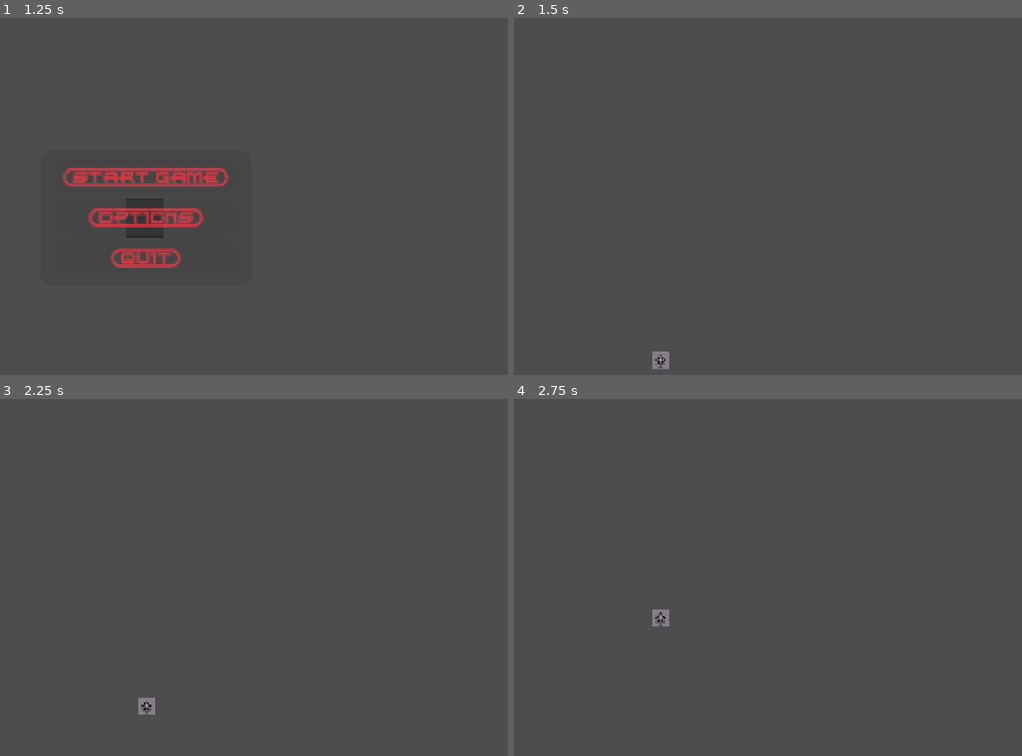
Above: before the commit, frames 1-4 (two rows, left to right).
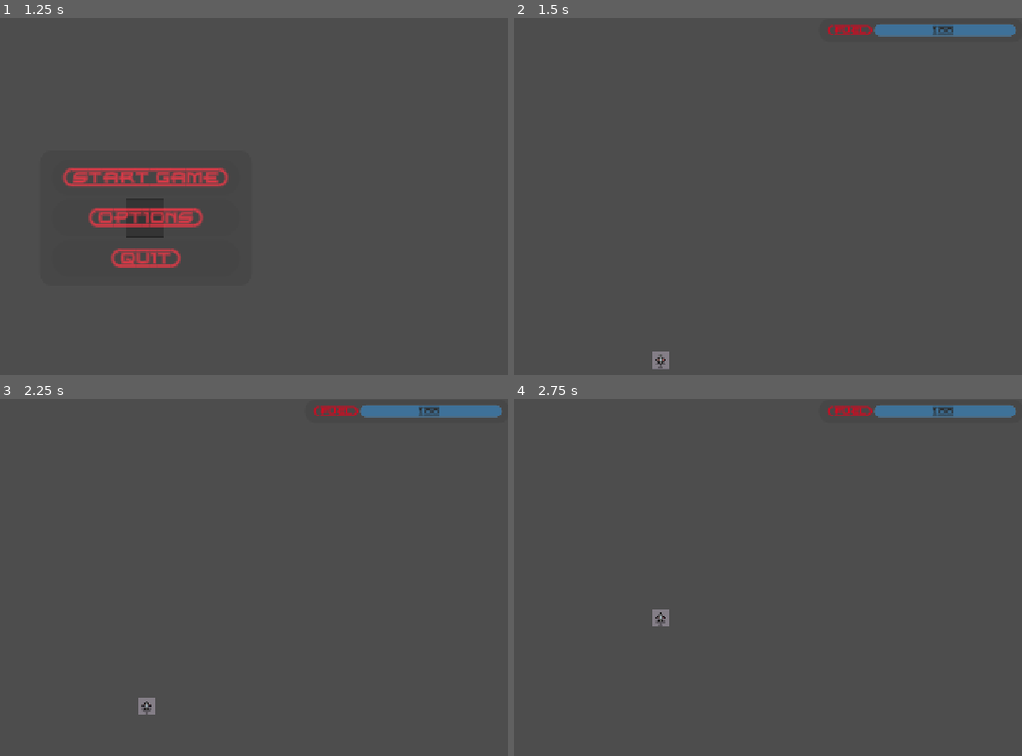
Above: after the commit, the same moments.

Repository: ikostan/SkyLockAssault
Game: Godot game, scene res://scenes/main_menu.tscn
The game is run twice, just before and just after one commit, with the same random seed, the same clock (stepped at 60 frames per second) and the same inputs. Video files are missing from this copy of the repository; at most half a second of black plays in their place.
Inputs:
- Up to frame 1 (1.25 s): tap Enter at 0.5 s; hold D (move_right) from 0.53 s (still down)
- Up to frame 2 (1.5 s): release D (move_right) at 1.25 s; click "{START=GAME}" at 1.25 s
- Up to frame 3 (2.25 s): tap Space at 2 s; hold W (move_backward) from 2.03 s (still down)
- Up to frame 4 (2.75 s): keep holding W (move_backward)

Frame 1 is identical in both runs. In frame 2, 1.1% of the frame differs, in the area x 61-99%, y 1-6%; in frame 3, 1.1%; in frame 4, 1.1%.

Commit message:
Add player fuel system with UI and color feedback
Introduces a fuel mechanic for the player, including a progress bar UI in the main scene that visually reflects fuel level with color transitions. The player's fuel decreases over time via a timer, and movement is halted when fuel is depleted. Updates include new nodes in Player.tscn and main_scene.tscn, logic in player.gd, and visibility handling in main_scene.gd. Also adds contributing guidelines to README.md.

Diff:
--- a/scenes/Player.tscn
+++ b/scenes/Player.tscn
@@ -20,3 +20,7 @@
 [node name="CollisionShape2D" type="CollisionShape2D" parent="CharacterBody2D"]
 position = Vector2(1.5, 1)
 shape = SubResource("RectangleShape2D_5q5h1")
+
+[node name="FuelTimer" type="Timer" parent="."]
+process_callback = 0
+autostart = true
--- a/scenes/main_menu.tscn
+++ b/scenes/main_menu.tscn
@@ -89,6 +89,7 @@
 offset_bottom = 115.0
 grow_horizontal = 2
 grow_vertical = 2
+tooltip_text = "Main Menu Panel"
 theme_override_styles/panel = SubResource("StyleBoxFlat_oa1go")
 
 [node name="VBoxContainer" type="VBoxContainer" parent="VideoStreamPlayer/Panel"]
--- a/scenes/main_scene.tscn
+++ b/scenes/main_scene.tscn
@@ -1,12 +1,87 @@
-[gd_scene load_steps=4 format=3 uid="uid://nnnc0qhx07i8"]
+[gd_scene load_steps=8 format=3 uid="uid://nnnc0qhx07i8"]
 
 [ext_resource type="Script" uid="uid://ctm7qg12s2swt" path="res://scripts/main_scene.gd" id="1_7ykc4"]
 [ext_resource type="PackedScene" uid="uid://cb4n4cqkuddqg" path="res://scenes/pause_menu.tscn" id="1_w2twt"]
+[ext_resource type="FontFile" uid="uid://borwvgqdgawbj" path="res://files/fonts/EMPIREST.TTF" id="2_pu3yx"]
 [ext_resource type="PackedScene" uid="uid://37rarq1yywmc" path="res://scenes/Player.tscn" id="2_pw63i"]
+
+[sub_resource type="StyleBoxFlat" id="StyleBoxFlat_pu3yx"]
+bg_color = Color(0.2627451, 0.2627451, 0.2627451, 0.5882353)
+corner_radius_top_left = 20
+corner_radius_top_right = 20
+corner_radius_bottom_right = 20
+corner_radius_bottom_left = 20
+
+[sub_resource type="StyleBoxFlat" id="StyleBoxFlat_gubc5"]
+bg_color = Color(0.6, 0.6, 0.6, 0)
+border_color = Color(0.3366076, 0.33660766, 0.33660737, 1)
+border_blend = true
+corner_radius_top_left = 20
+corner_radius_top_right = 20
+corner_radius_bottom_right = 20
+corner_radius_bottom_left = 20
+shadow_color = Color(0.5137255, 0.5137255, 0.5137255, 0.47058824)
+shadow_size = 1
+
+[sub_resource type="StyleBoxFlat" id="StyleBoxFlat_rt2n2"]
+bg_color = Color(0.09411765, 0.5019608, 0.81960785, 0.49019608)
+corner_radius_top_left = 20
+corner_radius_top_right = 20
+corner_radius_bottom_right = 20
+corner_radius_bottom_left = 20
 
 [node name="Node2D" type="Node2D"]
 script = ExtResource("1_7ykc4")
 
+[node name="PlayerStatsPanel" type="Panel" parent="."]
+visible = false
+offset_left = 910.0
+offset_top = 20.0
+offset_right = 1260.0
+offset_bottom = 60.0
+tooltip_text = "Player Status Panel"
+theme_override_styles/panel = SubResource("StyleBoxFlat_pu3yx")
+metadata/_edit_use_anchors_ = true
+
+[node name="VBoxContainer" type="VBoxContainer" parent="PlayerStatsPanel"]
+layout_mode = 1
+anchors_preset = 8
+anchor_left = 0.5
+anchor_top = 0.5
+anchor_right = 0.5
+anchor_bottom = 0.5
+offset_left = -160.0
+offset_top = -10.0
+offset_right = 160.0
+offset_bottom = 10.0
+grow_horizontal = 2
+grow_vertical = 2
+
+[node name="HBoxContainer" type="HBoxContainer" parent="PlayerStatsPanel/VBoxContainer"]
+layout_mode = 2
+size_flags_vertical = 3
+
+[node name="Label" type="Label" parent="PlayerStatsPanel/VBoxContainer/HBoxContainer"]
+layout_mode = 2
+theme_override_colors/font_color = Color(0.9104413, 0, 0.10132807, 1)
+theme_override_fonts/font = ExtResource("2_pu3yx")
+theme_override_font_sizes/font_size = 20
+text = "{FUEL}"
+
+[node name="FuelProgressBar" type="ProgressBar" parent="PlayerStatsPanel/VBoxContainer/HBoxContainer"]
+layout_mode = 2
+size_flags_horizontal = 3
+size_flags_vertical = 1
+tooltip_text = "Fuel Progress Bar"
+accessibility_name = "Fuel"
+accessibility_description = "Fuel Progress Bar"
+theme_override_colors/font_color = Color(0.16565621, 0.16565639, 0.16565683, 1)
+theme_override_fonts/font = ExtResource("2_pu3yx")
+theme_override_font_sizes/font_size = 18
+theme_override_styles/background = SubResource("StyleBoxFlat_gubc5")
+theme_override_styles/fill = SubResource("StyleBoxFlat_rt2n2")
+rounded = true
+
 [node name="Player" parent="." instance=ExtResource("2_pw63i")]
 
 [node name="PauseMenu" parent="." instance=ExtResource("1_w2twt")]
--- a/scripts/main_scene.gd
+++ b/scripts/main_scene.gd
@@ -1,6 +1,7 @@
 extends Node2D  # Assuming Node2D root; change if different
 
 @onready var player: Node2D = $Player
+@onready var stats_panel: Panel = $PlayerStatsPanel
 
 
 func _ready() -> void:
@@ -8,3 +9,4 @@
 	var viewport_size: Vector2 = get_viewport_rect().size
 	# Example: Place at center-bottom
 	player.position = Vector2(viewport_size.x / 2, viewport_size.y / 1.2)
+	stats_panel.visible = true
--- a/scripts/player.gd
+++ b/scripts/player.gd
@@ -2,6 +2,8 @@
 
 # Exported vars first (for Inspector editing)
 @export var speed: float = 300.0
+@export var max_fuel: float = 100.0
+var current_fuel: float
 
 # Regular vars for computed boundaries (no export needed if set in code)
 var player_half_width: float = 0.0
@@ -10,10 +12,17 @@
 var player_x_max: float = 0.0
 var player_y_min: float = 0.0
 var player_y_max: float = 0.0
+# For gradual colors shifts (e.g., green to red as fuel drops), use Color.lerp
+var lerp_factor: float
+var BG_COLOR: Color
 
 # Onreadys next
 @onready var player: CharacterBody2D = $CharacterBody2D
 @onready var collision_shape: CollisionShape2D = $CharacterBody2D/CollisionShape2D
+@onready var fuel_bar: ProgressBar = $"../PlayerStatsPanel/VBoxContainer/HBoxContainer/FuelProgressBar"
+@onready var fuel_timer: Timer = $FuelTimer
+# Get the fill style (assume it's StyleBoxFlat; if not, create one first in _ready)
+@onready var fill_style: StyleBoxFlat = fuel_bar.get_theme_stylebox("fill") as StyleBoxFlat
 
 
 func _ready() -> void:
@@ -49,6 +58,33 @@
 		Globals.LogLevel.DEBUG
 	)
 
+	BG_COLOR = fill_style.bg_color
+	current_fuel = max_fuel
+	fuel_bar.value = current_fuel
+	fuel_timer.timeout.connect(_on_fuel_timer_timeout)
+	fuel_timer.start()
+
+# Connect Timer's timeout signal
+func _on_fuel_timer_timeout() -> void:
+
+	current_fuel -= 0.5
+	fuel_bar.value = current_fuel
+	lerp_factor = 1.0 - (current_fuel / 100.0)  # 0=full (green), 1=empty (red)
+
+	if current_fuel >= 80.0:
+		fill_style.bg_color = BG_COLOR.lerp(Color.GREEN, lerp_factor)
+	elif 60.0 <= current_fuel and current_fuel < 80.0:
+		fill_style.bg_color = Color.GREEN.lerp(Color.YELLOW, lerp_factor)  # Medium-high: green
+	elif current_fuel >= 30.0 and current_fuel < 60.0:
+		fill_style.bg_color = Color.YELLOW.lerp(Color.RED, lerp_factor)  # Medium-low: yellow
+	elif current_fuel < 30.0:
+		fill_style.bg_color = Color.RED  # Low: red
+
+	if current_fuel <= 0:
+		speed = 0.0  # Or game over logic
+		fuel_timer.stop()
+	Globals.log_message("Fuel left: " + str(current_fuel), Globals.LogLevel.DEBUG)
+
 
 # warning-ignore:unused_parameter
 func _physics_process(_delta: float) -> void:
@@ -71,4 +107,4 @@
 	player.position.y = clamp(player.position.y, player_y_min, player_y_max)
 
 	# Optional per-frame log (comment out unless debugging; it's spammy)
-	Globals.log_message("Player positioned at: " + str(player.position), Globals.LogLevel.DEBUG)
+	# Globals.log_message("Player positioned at: " + str(player.position), Globals.LogLevel.DEBUG)
Not shown, changed: README.md
